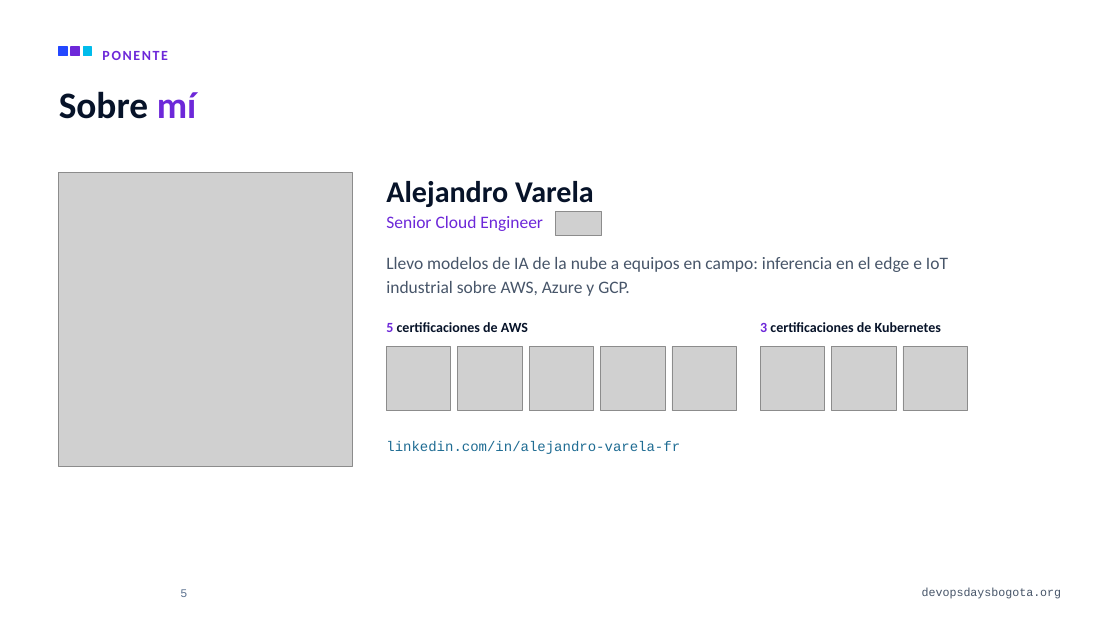
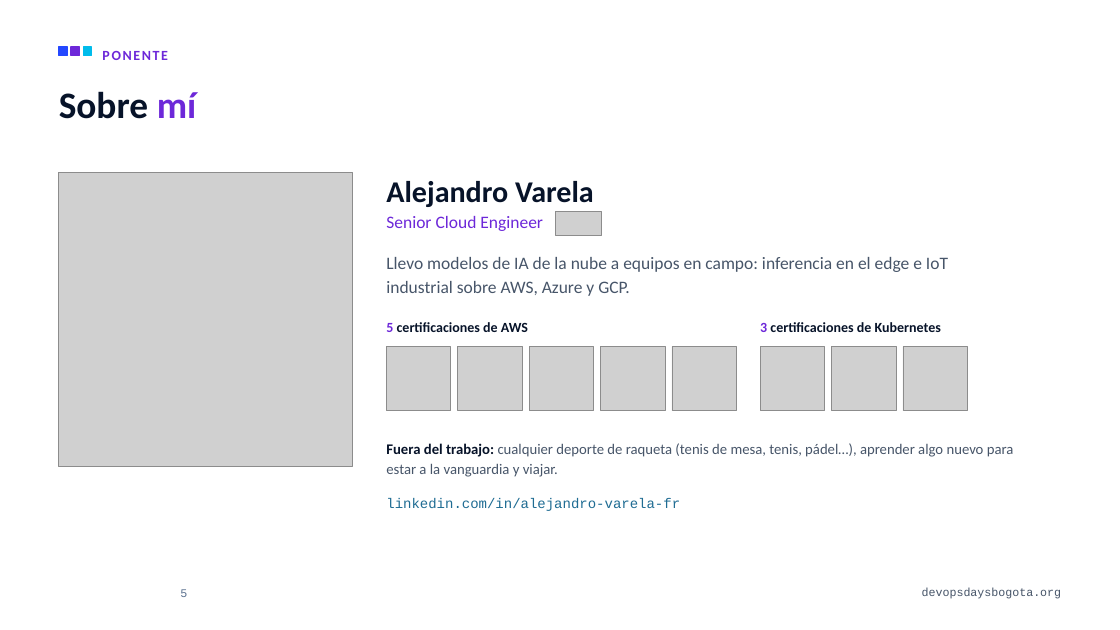
Before and after one commit to alejandro945/mlops-a-ciegas, a slide deck: slide 5 of talk/MLOps-a-ciegas-DevOpsDays-Bogota-2026.pptx. Drawn at 1120x630 pixels with LibreOffice and Linux fonts; fonts in the diff are those of the drawing; grey boxes stand for pictures; background and template pictures are left out. Boxes give left, top, right and bottom in pixels: in the first picture for what was removed or moved away, otherwise in the second. Text is boxed around its words. In the diff, an @@ line names an element or a change of style, - is before the commit and + after.

```diff
--- a/talk/MLOps-a-ciegas-DevOpsDays-Bogota-2026.pptx
+++ b/talk/MLOps-a-ciegas-DevOpsDays-Bogota-2026.pptx
@@ text added at [386,443,1014,477], 12.6 pt, text #475569 @@
+Fuera del trabajo: cualquier deporte de raqueta (tenis de mesa, tenis, pádel…), aprender algo nuevo para estar a la vanguardia y viajar.
@@ text "linkedin.com/in/alejandro-varela-fr": place and size @@
-text "linkedin.com/in/alejandro-varela-fr" at [386,441,680,454]
+text "linkedin.com/in/alejandro-varela-fr" at [386,498,680,511]
```
Also in this commit, not shown: 4 other files.
